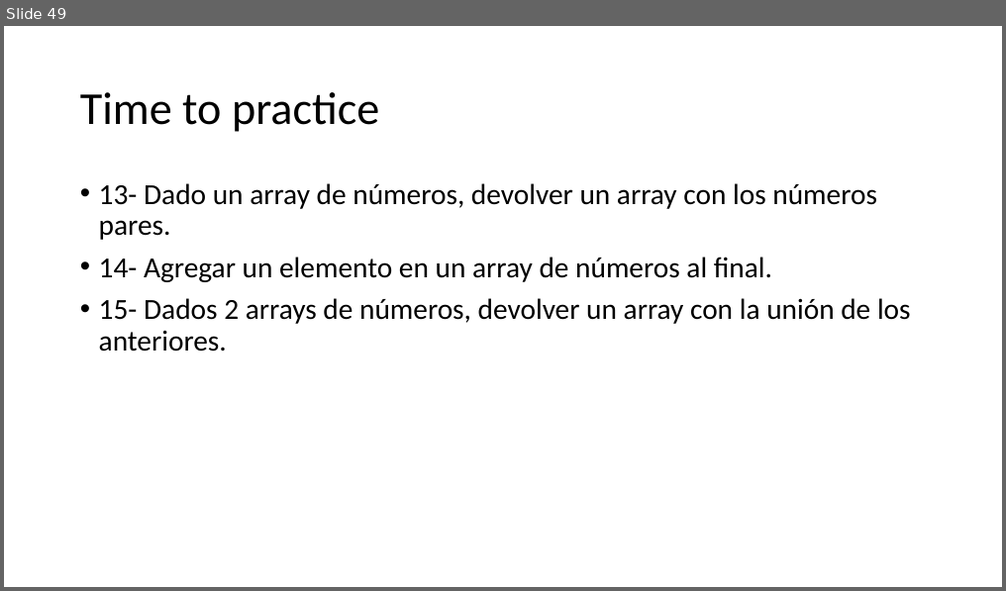
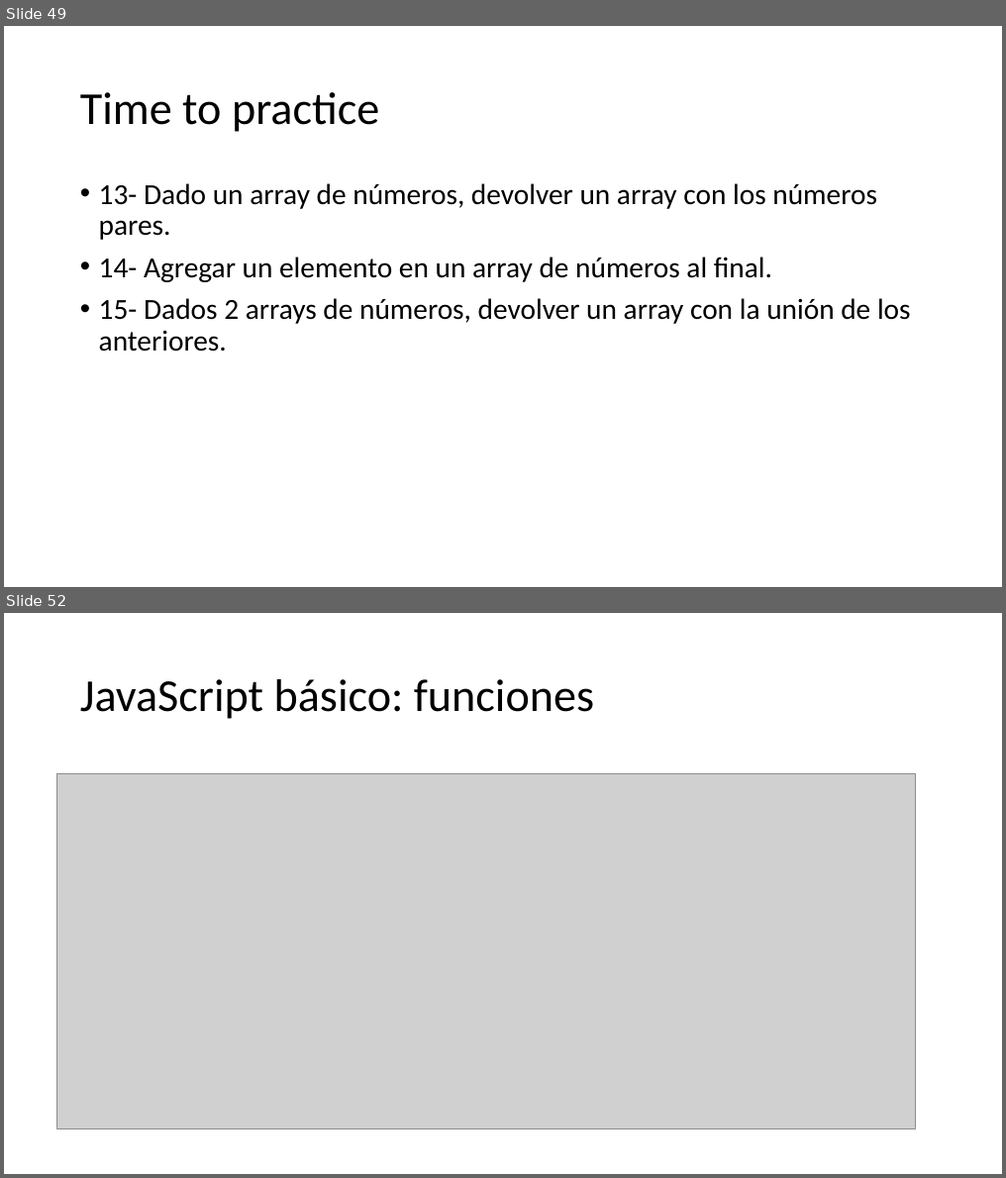
Before and after one commit to SarutobiKonohamaru/js_full_course, a slide deck: Presentacion.pptx. Shown one above the other, each under a label of ours: slide 49 before the commit, slides 49 and 52 after it; the slides between them are not shown. The pictures are 1006x591 and 1006x1178 pixels, drawn with LibreOffice and Linux fonts; fonts in the diff are those of the drawing; grey boxes stand for pictures. Boxes give left, top, right and bottom in pixels: in the first picture for what was removed or moved away, otherwise in the second. Text is boxed around its words. In the diff, an @@ line names an element or a change of style, - is before the commit and + after.

```diff
--- a/Presentacion.pptx
+++ b/Presentacion.pptx
@@ slide 52 added at bbox=[4, 613, 1002, 1174], background #FFFFFF @@
@@ title added at bbox=[80, 679, 594, 719], 44 pt, text #000000 @@
+JavaScript básico: funciones
@@ picture added at bbox=[57, 774, 916, 1130] @@
```
Also in this commit, not shown: 6 other slides added.
